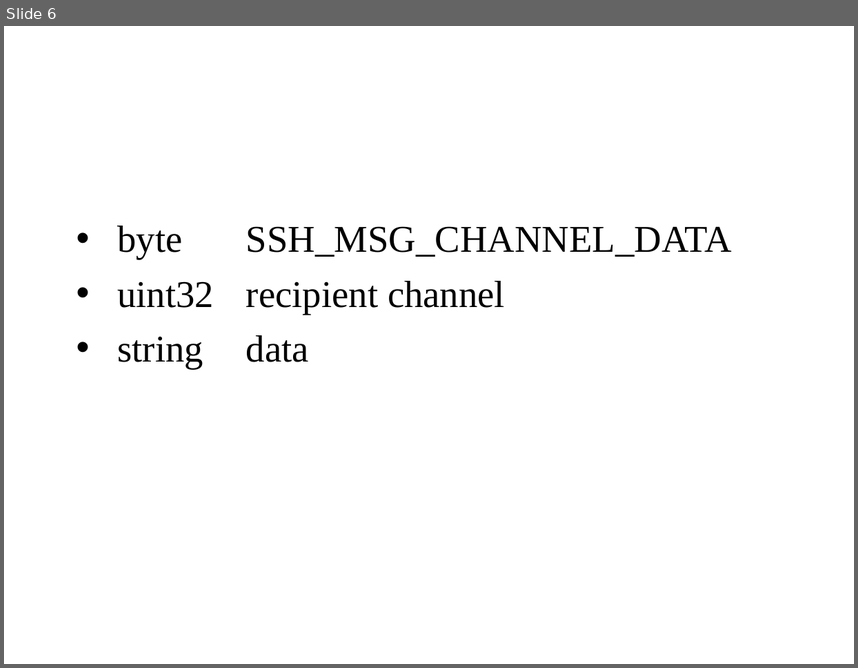
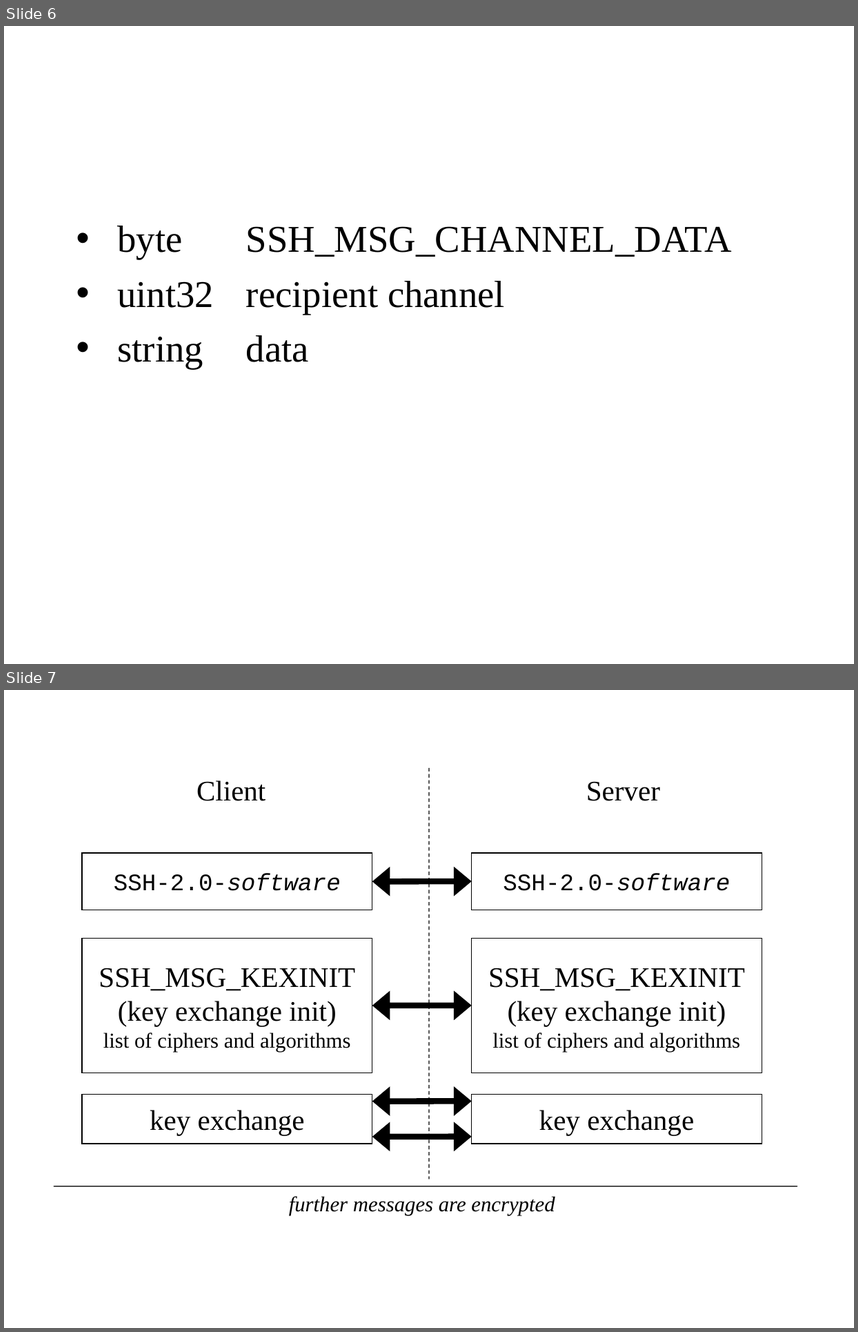
Before and after one commit to lpkruger/sfe-tools, a slide deck: ssh/ssh_proto.ppt. Shown one above the other, each under a label of ours: slide 6 before the commit, slides 6 and 7 after it. The pictures are 858x668 and 858x1332 pixels, drawn with LibreOffice and Linux fonts; fonts in the diff are those of the drawing. Boxes give left, top, right and bottom in pixels: in the first picture for what was removed or moved away, otherwise in the second. Text is boxed around its words. In the diff, an @@ line names an element or a change of style, - is before the commit and + after.

Commit message:
protocol diagrams of init handshake and authentication

```diff
--- a/ssh/ssh_proto.ppt
+++ b/ssh/ssh_proto.ppt
@@ slide 7 added at [4,690,854,1328], background #FFFFFF @@
@@ line added from (429, 768) to (429, 1179), #000000 0.74 pt dashed @@
@@ text added at [197,780,266,801], 24 pt, text #000000 @@
+Client
@@ text added at [586,781,660,801], 24 pt, text #000000 @@
+Server
@@ rectangle added at [82,854,373,910], outline #000000 0.74 pt, 20 pt, text #000000 @@
+SSH-2.0-software
@@ rectangle added at [472,854,762,910], outline #000000 0.74 pt, 20 pt, text #000000 @@
+SSH-2.0-software
@@ double arrow added from (472, 881) to (372, 881), #000000 4.99 pt @@
@@ rectangle added at [82,938,373,1072], outline #000000 0.74 pt, 24 pt, text #000000 @@
+SSH_MSG_KEXINIT
+(key exchange init)
+list of ciphers and algorithms
@@ rectangle added at [472,938,762,1072], outline #000000 0.74 pt, 24 pt, text #000000 @@
+SSH_MSG_KEXINIT
+(key exchange init)
+list of ciphers and algorithms
@@ double arrow added from (472, 1005) to (372, 1005), #000000 4.99 pt @@
@@ rectangle added at [82,1094,373,1143], outline #000000 0.74 pt, 24 pt, text #000000 @@
+key exchange
@@ double arrow added from (472, 1101) to (372, 1101), #000000 4.99 pt @@
@@ rectangle added at [472,1094,762,1143], outline #000000 0.74 pt, 24 pt, text #000000 @@
+key exchange
@@ double arrow added from (472, 1136) to (372, 1136), #000000 4.99 pt @@
@@ line added from (53, 1185) to (797, 1185), #000000 0.74 pt @@
@@ text added at [289,1196,555,1215], 18 pt, text #000000, italic @@
+further messages are encrypted
```
Also in this commit, not shown: 1 other slide added, 1 slide removed.
